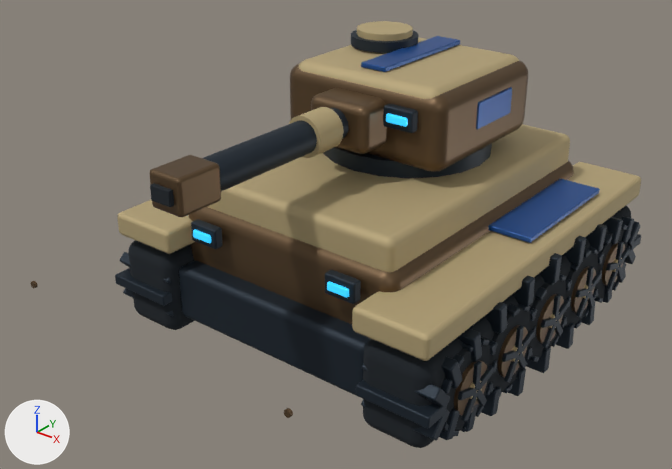
The glTF model src/assets/reborn/animation/tank-0.glb, before and after one commit.
Both versions are drawn from a 50 mm camera at (2.49, -3.56, 2.6) aimed at (-0.03, -0.4, 0.64). Arrows for +X, +Y and +Z are at lower left; the lights stay in place. The older version comes first. Where no turn or scale is listed for an object, it has been applied to the vertices.

Names of what the first picture shows: 'Barrel_370', 'CeramicHull_2', 'CeramicTrackGuard_139', 'CeramicTrackGuard_304', 'GuardStripe_305', 'GunMantlet_369', 'HullBronze_1', 'MuzzleBrake_372', 'TrackCavity_168', 'TrackCavity_3', 'TrackedChassis_0', 'TurretCeramic_351', 'TurretHousing_350' and 93 more.
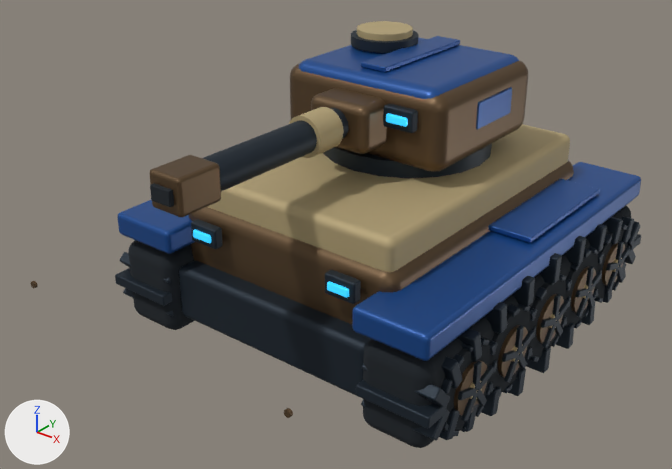
Changed parts and their boxes [x1, y1, x2, y2] in the pictures (672 x 469 px):
'CeramicTrackGuard_304', recoloured (beige to blue): [352, 162, 641, 361] in both
'TurretCeramic_351', recoloured (beige to blue): [299, 37, 519, 99] in both
'CeramicTrackGuard_139', recoloured (beige to blue): [117, 200, 195, 254] in both

What changed in the scene script:
```text
Change me_mesh_9:
    where me_mesh_9.from_pydata(...)  # 152 vertices, 300 faces; spans x -0.19..0.19, y -1.02..1.02, z -0.06..0.06
    remove me_mesh_9.materials.append(mat_atlas_sand_ceramic)  # beige #b9a77c
    add me_mesh_9.materials.append(mat_atlas_faction_enamel)  # blue #194e94
Change me_mesh_20:
    where me_mesh_20.from_pydata(...)  # 152 vertices, 300 faces; spans x -0.415..0.415, y -0.4..0.4, z -0.155..0.155
    remove me_mesh_20.materials.append(mat_atlas_sand_ceramic)  # beige #b9a77c
    add me_mesh_20.materials.append(mat_atlas_faction_enamel)  # blue #194e94
```
